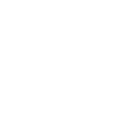
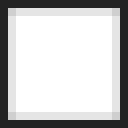
Layered file, before and after one edit (128px x 128px). Changes by layer:
showed "Border Top" over (0, 0, 128, 8)
showed "Border Left" over (0, 0, 8, 128)
showed "Border Bottom" over (0, 120, 128, 128)
showed "Border Right" over (120, 0, 128, 128)
showed "Border Top Gray", opacity 25% → 10%, painted on it over (0, 8, 128, 16)
showed "Border Left Gray", opacity 25% → 10%, painted on it over (8, 0, 16, 128)
showed "Border Right Gray", opacity 25% → 10%, painted on it over (112, 0, 120, 128)
showed "Border Bottom Gray", opacity 25% → 10%, painted on it over (0, 112, 128, 120)
